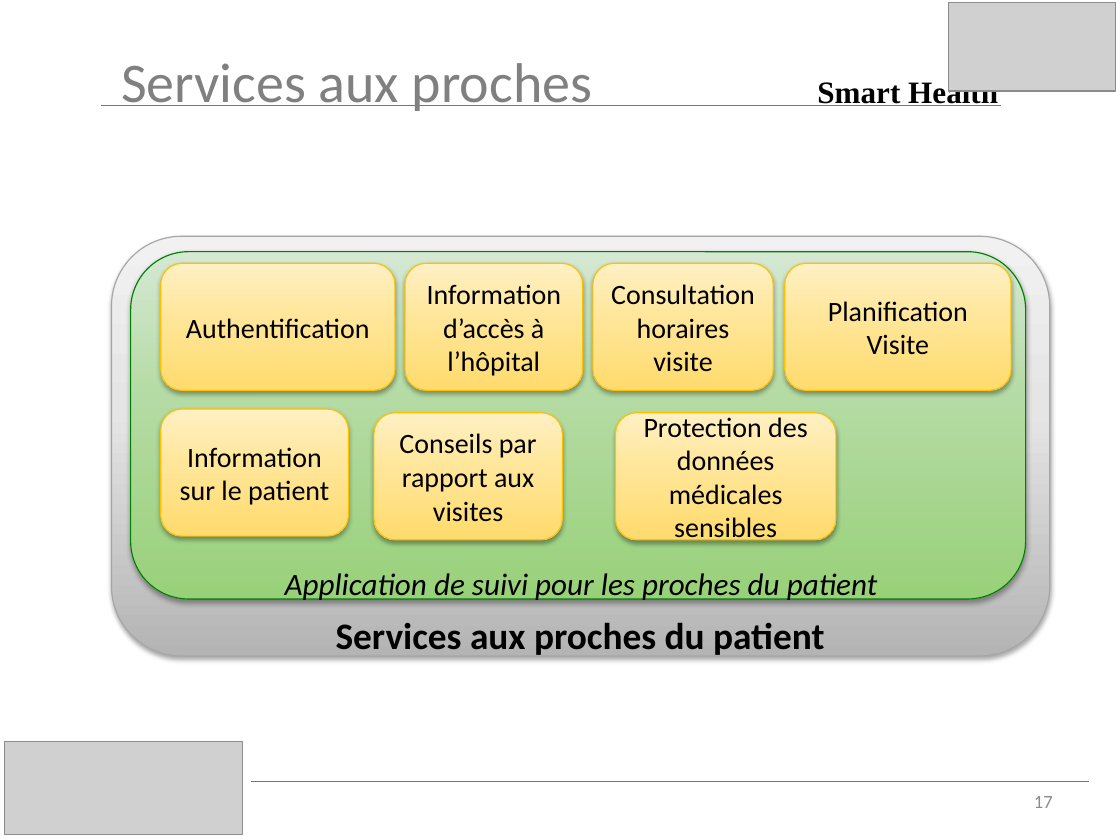
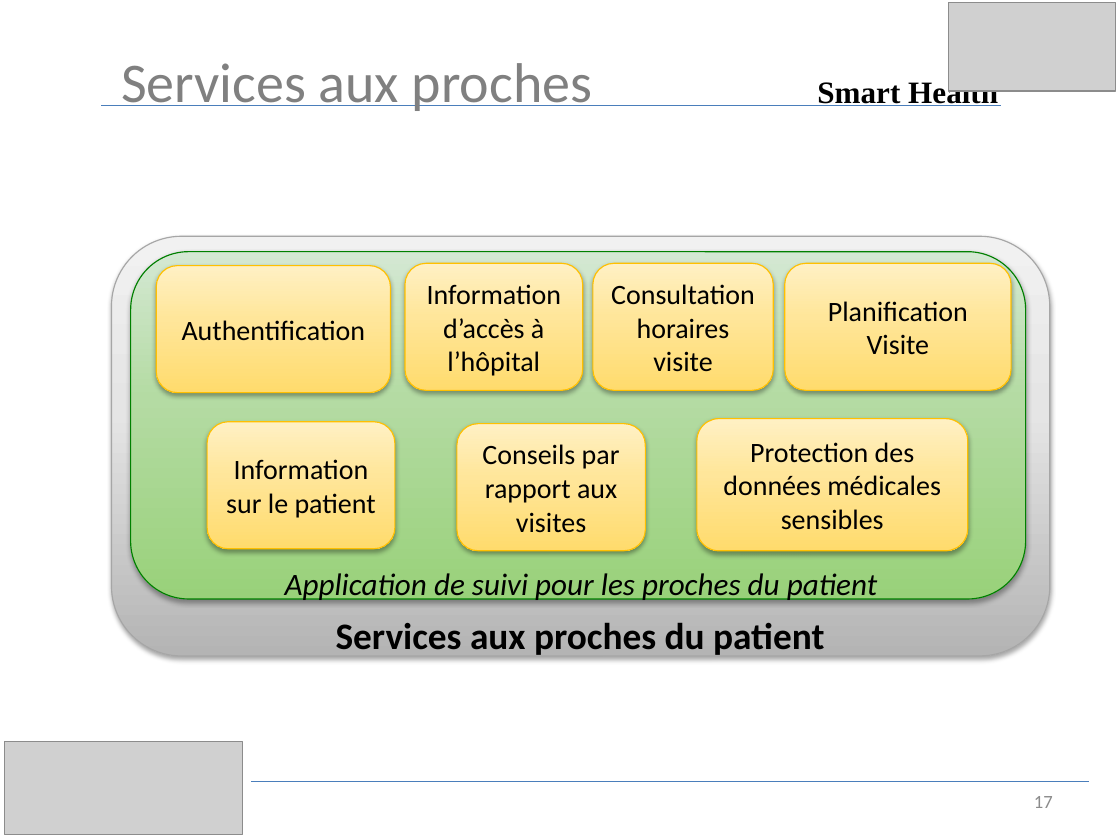
Before and after one commit to MaoAlex/INF6404A, a slide deck: slide 17 of Presentation/presentationSmartHealth.pptx. Drawn at 1120x840 pixels with LibreOffice and Linux fonts; fonts in the diff are those of the drawing; grey boxes stand for pictures. Boxes give left, top, right and bottom in pixels: in the first picture for what was removed or moved away, otherwise in the second. Text is boxed around its words. In the diff, an @@ line names an element or a change of style, - is before the commit and + after.

```diff
--- a/Presentation/presentationSmartHealth.pptx
+++ b/Presentation/presentationSmartHealth.pptx
@@ rounded rectangle "Authentification": place and size @@
-rounded rectangle "Authentification" at (160,263,394,390)
+rounded rectangle "Authentification" at (156,265,390,392)
@@ rounded rectangle "Protection des données médicales sensibles": place and size @@
-rounded rectangle "Protection des données médicales sensibles" at (616,413,837,540)
+rounded rectangle "Protection des données médicales sensibles" at (697,419,968,551)
@@ rounded rectangle "Information sur le patient": place and size @@
-rounded rectangle "Information sur le patient" at (160,409,348,535)
+rounded rectangle "Information sur le patient" at (207,422,395,549)
@@ rounded rectangle "Conseils par rapport aux visites": place and size @@
-rounded rectangle "Conseils par rapport aux visites" at (374,413,562,540)
+rounded rectangle "Conseils par rapport aux visites" at (457,423,645,550)
```
Also in this commit, not shown: 11 other slides changed.
